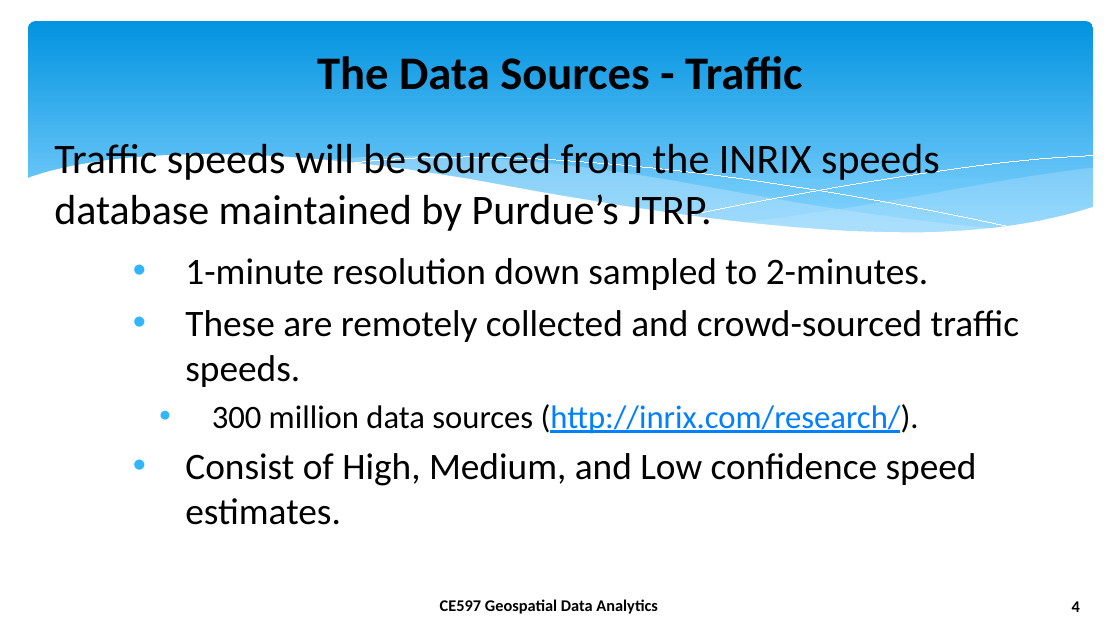
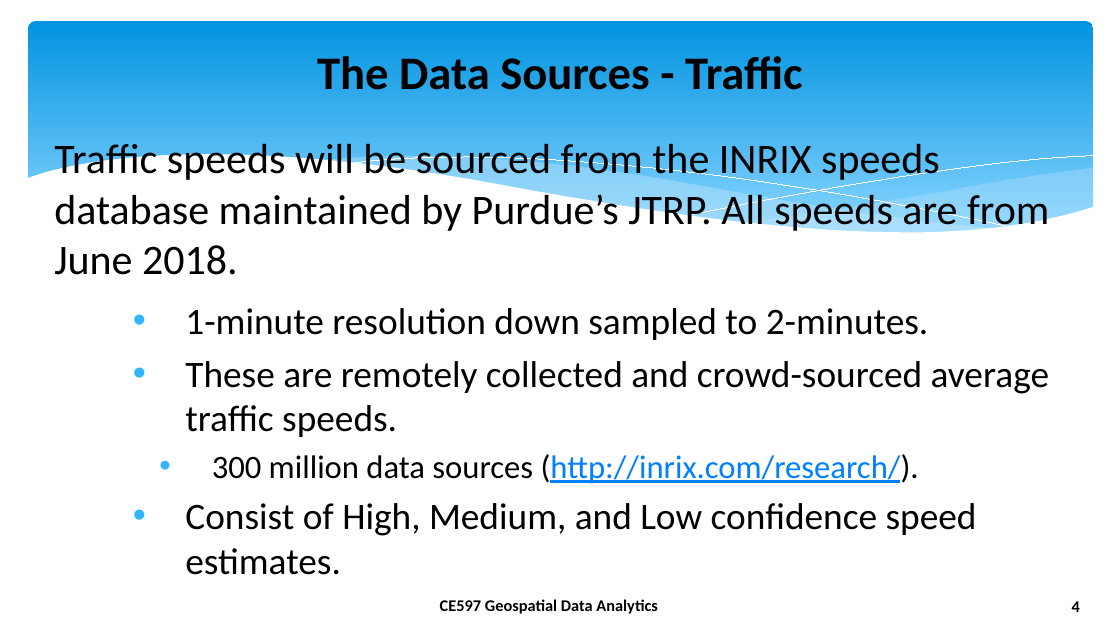
Before and after one commit to Foxhound013/CE-597_GDA, a slide deck: slide 4 of final_project/reports/presentation.pptx. Drawn at 1120x630 pixels with LibreOffice and Linux fonts; fonts in the diff are those of the drawing; background and template pictures are left out. Boxes give left, top, right and bottom in pixels: in the first picture for what was removed or moved away, otherwise in the second. Text is boxed around its words. In the diff, an @@ line names an element or a change of style, - is before the commit and + after.

```diff
--- a/final_project/reports/presentation.pptx
+++ b/final_project/reports/presentation.pptx
@@ text at box(54, 144, 1049, 275): text changed @@
-Traffic speeds will be sourced from the INRIX speeds database maintained by Purdue’s JTRP.
+Traffic speeds will be sourced from the INRIX speeds database maintained by Purdue’s JTRP. All speeds are from June 2018.
@@ text at box(185, 361, 1049, 437): text changed @@
-    • These are remotely collected and crowd-sourced traffic speeds.
+    • These are remotely collected and crowd-sourced average traffic speeds.
```
Also in this commit, not shown: 3 other slides changed, 5 slides added, 4 slides removed, 7 other files.
